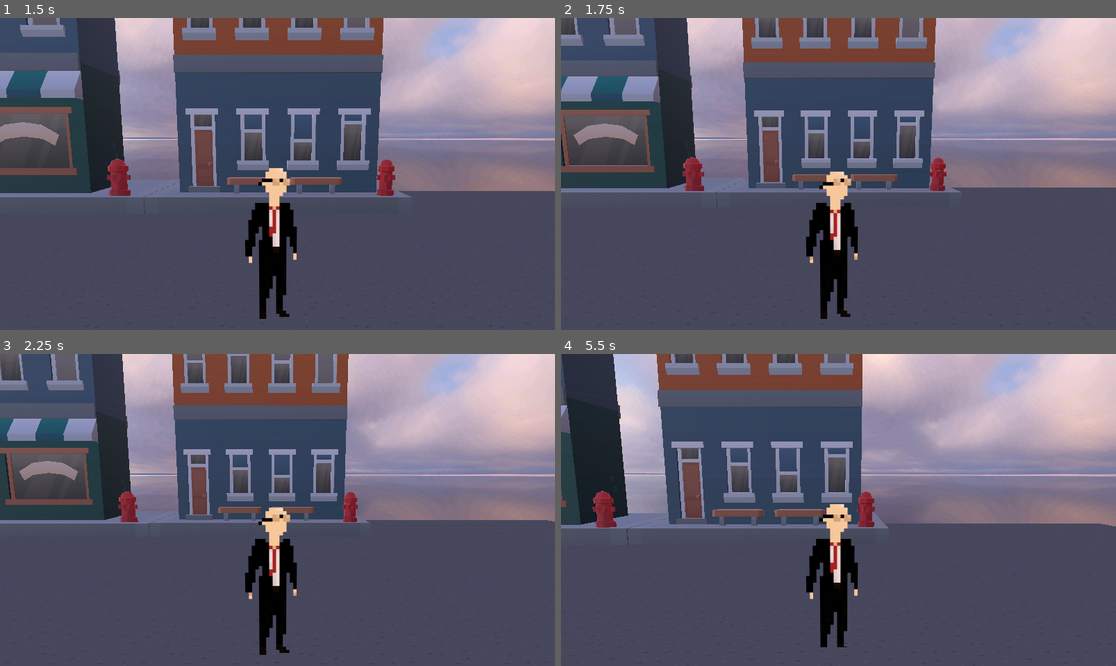
Above: before the commit, frames 1-4 (two rows, left to right).
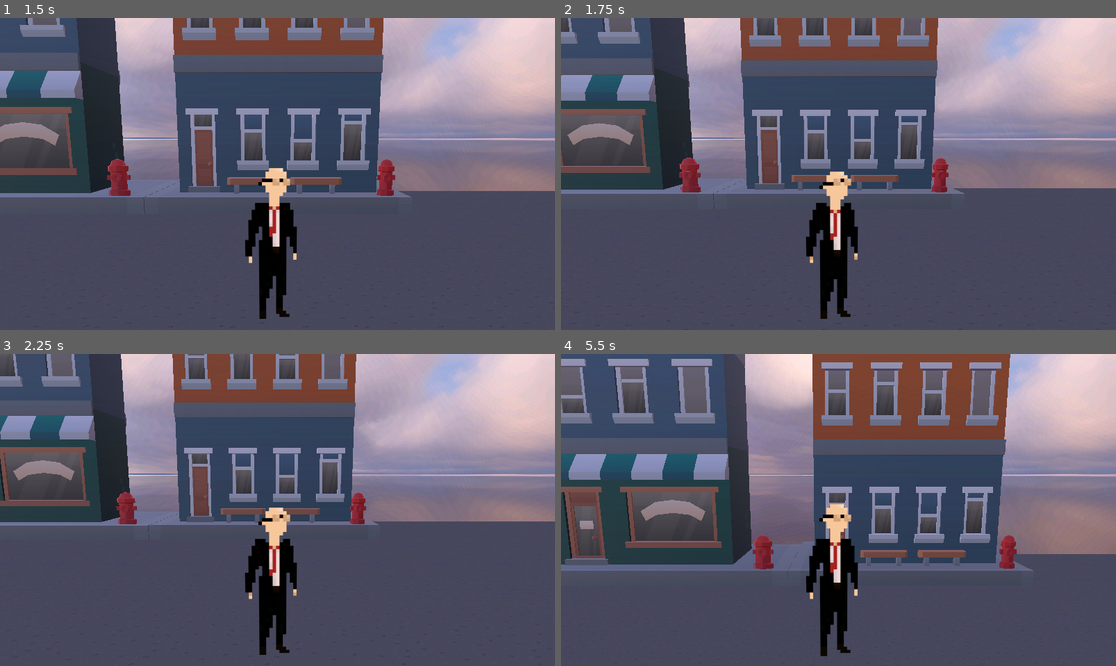
Above: after the commit, the same moments.

Repository: Fellagon-dev/Memento-Mori
Game: Godot game, scene res://MementoMori.tscn
Same seed, same stepped clock (60 frames per second), same inputs: the game is played once before the commit and once after it.
Inputs:
- Up to frame 1 (1.5 s): tap Enter (ui_accept) at 0.5, 0.77 s; hold Right (ui_right) 0.53-1.28 s; tap D (ke_kanan) at 0.6 s; tap A (ke_kiri) at 0.8, 1.35 s; hold Down (ui_down) from 1.28 s (still down)
- Up to frame 2 (1.75 s): keep holding Down (ui_down); tap Enter (ui_accept) at 1.52 s; tap W (ke_atas, bound only after the commit) at 1.55 s
- Up to frame 3 (2.25 s): release Down (ui_down) at 2.03 s; hold Right (ui_right) from 2.03 s (still down); tap W (ke_atas, bound only after the commit) at 2.1 s
- Up to frame 4 (5.5 s): tap S (ke_bawah, bound only after the commit) at 2.3, 2.85, 5.3 s; release Right (ui_right) at 2.78 s; hold Up (ui_up) 2.78-3.53 s; tap Enter (ui_accept) at 3.02, 3.77, 4.52 s; tap D (ke_kanan) at 3.05, 3.6 s; hold Left (ui_left) 3.53-5.03 s; tap A (ke_kiri) at 3.8, 4.35 s; tap W (ke_atas, bound only after the commit) at 4.55 s; hold Down (ui_down) from 5.03 s (still down); tap Space (loncat) at 5.1 s

Frame 1 is identical in both runs. In frame 2, 5.1% of the frame differs, in the area x 0-100%, y 0-67%; in frame 3, 8.1%; in frame 4, 50%, in the area x 0-100%, y 0-97%.

Commit message:
#0004-Change Input key names

Diff:
--- a/Scripts/player_3d.gd
+++ b/Scripts/player_3d.gd
@@ -16,7 +16,7 @@
 
 	# Get the input direction and handle the movement/deceleration.
 	# As good practice, you should replace UI actions with custom gameplay actions.
-	var input_dir := Input.get_vector("ke_kiri", "ke_kanan", "ui_up", "ui_down")
+	var input_dir := Input.get_vector("ke_kiri", "ke_kanan", "ke_atas", "ke_bawah")
 	var direction := (transform.basis * Vector3(input_dir.x, 0, input_dir.y)).normalized()
 	if direction:
 		velocity.x = direction.x * SPEED
--- a/project.godot
+++ b/project.godot
@@ -34,6 +34,18 @@
 , Object(InputEventKey,"resource_local_to_scene":false,"resource_name":"","device":-1,"window_id":0,"alt_pressed":false …(186 unchanged characters)…
 ]
 }
+ke_atas={
+"deadzone": 0.2,
+"events": [Object(InputEventKey,"resource_local_to_scene":false,"resource_name":"","device":-1,"window_id":0,"alt_pressed":false,"shift_pressed":false,"ctrl_pressed":false,"meta_pressed":false,"pressed":false,"keycode":0,"physical_keycode":87,"key_label":0,"unicode":119,"location":0,"echo":false,"script":null)
+, Object(InputEventKey,"resource_local_to_scene":false,"resource_name":"","device":-1,"window_id":0,"alt_pressed":false,"shift_pressed":false,"ctrl_pressed":false,"meta_pressed":false,"pressed":false,"keycode":0,"physical_keycode":4194320,"key_label":0,"unicode":0,"location":0,"echo":false,"script":null)
+]
+}
+ke_bawah={
+"deadzone": 0.2,
+"events": [Object(InputEventKey,"resource_local_to_scene":false,"resource_name":"","device":-1,"window_id":0,"alt_pressed":false,"shift_pressed":false,"ctrl_pressed":false,"meta_pressed":false,"pressed":false,"keycode":0,"physical_keycode":83,"key_label":0,"unicode":115,"location":0,"echo":false,"script":null)
+, Object(InputEventKey,"resource_local_to_scene":false,"resource_name":"","device":-1,"window_id":0,"alt_pressed":false,"shift_pressed":false,"ctrl_pressed":false,"meta_pressed":false,"pressed":false,"keycode":0,"physical_keycode":4194322,"key_label":0,"unicode":0,"location":0,"echo":false,"script":null)
+]
+}
 
 [rendering]
 
